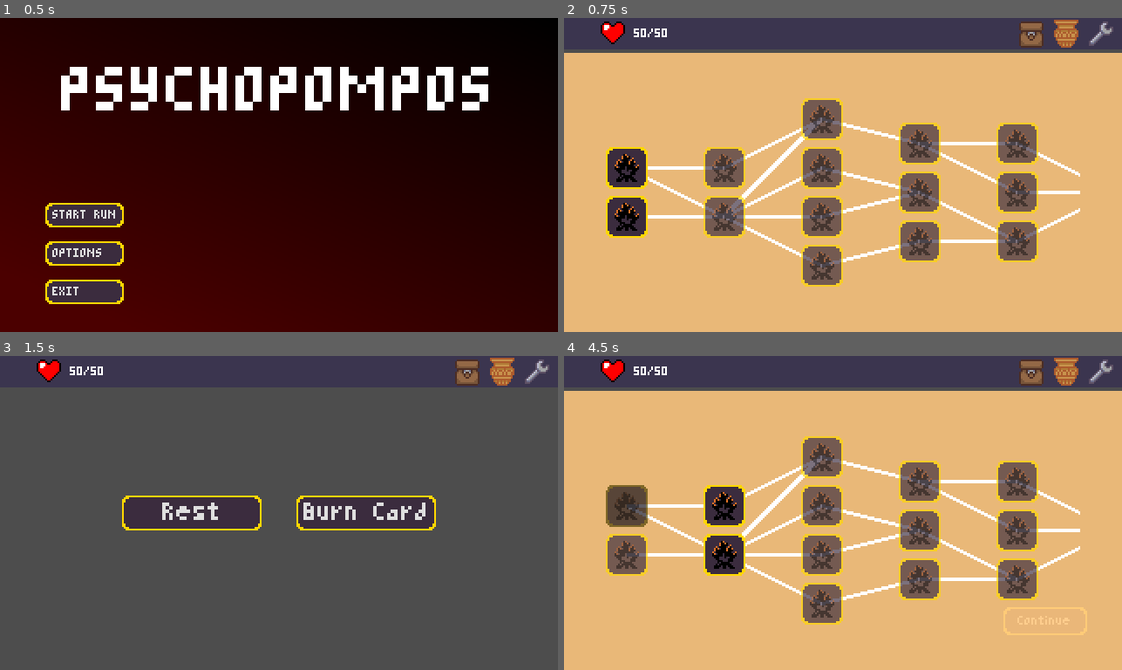
Above: before the commit, frames 1-4 (two rows, left to right).
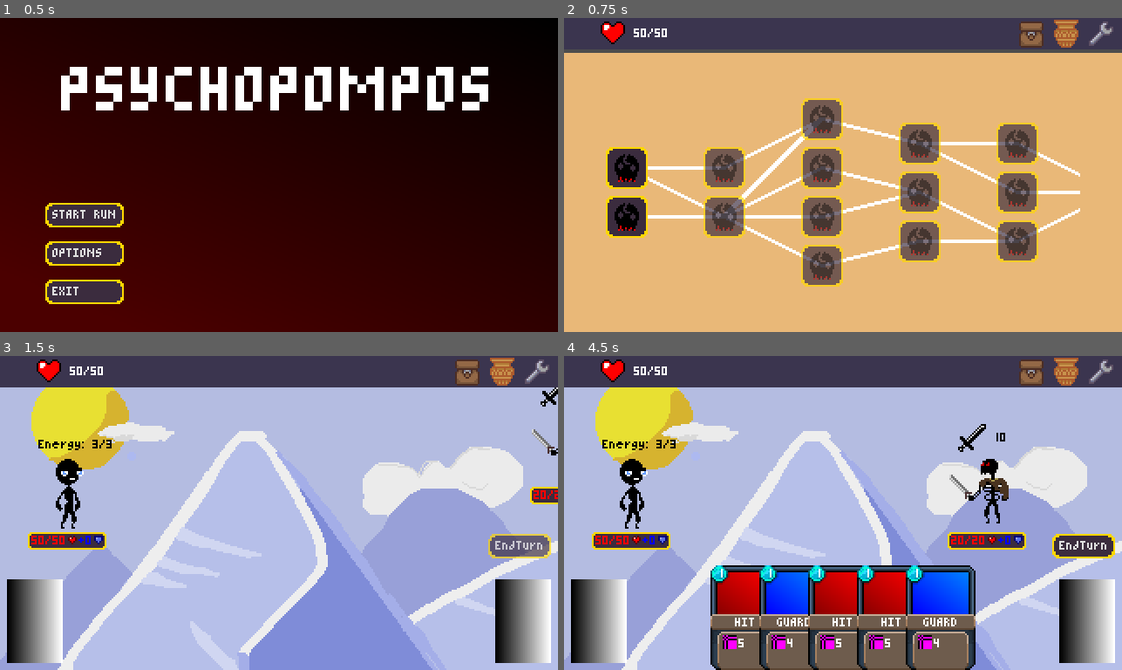
Above: after the commit, the same moments.

Repository: Morph1s/Psychopompos
Game: Godot game, scene res://scenes/main.tscn
The game is run twice, just before and just after one commit, with the same random seed, the same clock (stepped at 60 frames per second) and the same inputs.
Inputs (mouse positions are in pixels of both pictures, inside the frame that each line leads up to):
- Up to frame 1 (0.5 s): no input
- Up to frame 2 (0.75 s): click "START RUN" at 0.5 s
- Up to frame 3 (1.5 s): click (61, 506) at 1.27 s
- Up to frame 4 (4.5 s): click (932, 513) at 2 s, where only the run before the commit has a clickable "Burn Card"; click (1105, 406) at 2.75 s, where only the run before the commit has a clickable "x"; click (753, 513) at 3.5 s, where only the run before the commit has a clickable "Rest"; click (1043, 619) at 4.25 s, where only the run before the commit has a clickable "Continue"

Frame 1 is identical in both runs. In frame 2, 2.6% of the frame differs, in the area x 9-84%, y 27-84%; in frame 3, 89%; in frame 4, 90%, in the area x 0-100%, y 10-100%.

Commit message:
refactor: implemented review requests
added new signal for opening deck view with card selected action, renamed function, changed standard encounter back to battle

Diff:
--- a/scripts/encounters/campfire.gd
+++ b/scripts/encounters/campfire.gd
@@ -15,7 +15,7 @@
 	open_remove_card_view()
 
 func open_remove_card_view():
-	EventBusHandler.show_deck_view.emit(DeckHandler.current_deck, Callable(self, "remove_card_from_deck"))
+	EventBusHandler.show_deck_view_with_action.emit(DeckHandler.current_deck, Callable(self, "remove_card_from_deck"))
 
 func remove_card_from_deck(card: CardType):
 	DeckHandler.remove_card_from_deck(card)
--- a/scripts/global/event_bus_handler.gd
+++ b/scripts/global/event_bus_handler.gd
@@ -12,7 +12,8 @@
 signal open_settings
 signal show_tooltips(data: Array[TooltipData])
 signal hide_tooltips
-signal show_deck_view(deck: Array[CardType], on_card_selected_action: Callable)
+signal show_deck_view(deck: Array[CardType])
+signal show_deck_view_with_action(deck: Array[CardType], on_card_selected_action: Callable)
 signal show_map
 signal back_to_battle
 
--- a/scripts/map/map_generator.gd
+++ b/scripts/map/map_generator.gd
@@ -60,7 +60,7 @@
 func _initial_fill_layer(layer: MapLayer):
 	for i in MAX_NUM_ENCOUNTERS_PER_LAYER:
 		# TODO: for now all the encounters are battles, change that when we implement more encounters
-		var encounter: Encounter = CampfireEncounter.new()
+		var encounter: Encounter = load("res://resources/encounters/test_battle_1.tres").duplicate()
 		layer.encounters.append(encounter)
 
 func _set_initial_connections(map_layers: Array[MapLayer]):
--- a/scripts/ui/deck_view.gd
+++ b/scripts/ui/deck_view.gd
@@ -10,11 +10,9 @@
 
 var card_selected_action: Callable
 
-func load_cards(card_pile: Array[CardType], on_card_selected_action: Callable) -> void:
+func load_cards(card_pile: Array[CardType]) -> void:
 	if not is_node_ready():
 		await ready
-
-	card_selected_action = on_card_selected_action
 
 	for card in card_container.get_children():
 		card.queue_free()
@@ -24,10 +22,17 @@
 		card_visualization.initialize(card)
 		card_visualization.show_tooltip.connect(_on_card_show_toopltip)
 		card_visualization.hide_tooltip.connect(_on_card_hide_toopltip)
-		card_visualization.card_selected.connect(_on_card_selected)
 		card_container.add_child(card_visualization)
 
+func add_card_action(on_card_selected_action: Callable) -> void:
+	card_selected_action = on_card_selected_action
+
+	for card in card_container.get_children():
+		card.card_selected.connect(_on_card_selected)
+
 func _on_exit_pressed() -> void:
+	for card in card_container.get_children():
+		card.queue_free()
 	close_deck_view.emit()
 
 func _on_card_show_toopltip(data: Array[TooltipData]) -> void:
@@ -38,5 +43,7 @@
 	tooltip.hide()
 
 func _on_card_selected(card: CardType) -> void:
+	for card_vis in card_container.get_children():
+		card_vis.queue_free()
 	card_selected_action.call(card)
 	close_deck_view.emit()
--- a/scripts/ui/ui_layer.gd
+++ b/scripts/ui/ui_layer.gd
@@ -14,7 +14,8 @@
 	EventBusHandler.battle_started.connect(_on_event_bus_battle_started)
 	EventBusHandler.battle_ended.connect(_on_event_bus_battle_ended)
 	EventBusHandler.show_deck_view.connect(_on_eventbus_open_deck_view)
-	EventBusHandler.campfire_finished.connect(_on_campfire_continue_button_pressed)
+	EventBusHandler.show_deck_view_with_action.connect(_on_eventbus_open_deck_view_with_action)
+	EventBusHandler.campfire_finished.connect(_on_eventbus_campfire_finished)
 
 func load_battle_rewards():
 	var battle_rewards: BattleRewards = BATTLE_REWARDS.instantiate()
@@ -61,14 +62,27 @@
 	map.can_close = false
 	map.show()
 
-func _on_eventbus_open_deck_view(deck: Array[CardType], on_card_selected_action: Callable) -> void:
+func _on_eventbus_open_deck_view(deck: Array[CardType]) -> void:
 	if map.visible or deck_view.visible:
 		map.close_map()
 		_close_deck_view()
 		return
 
 	deck_view.show()
-	deck_view.load_cards(deck, on_card_selected_action)
+	deck_view.load_cards(deck)
+
+	if battle_ui_reference:
+		battle_ui_reference.hide()
+
+func _on_eventbus_open_deck_view_with_action(deck: Array[CardType], on_card_selected_action: Callable) -> void:
+	if map.visible or deck_view.visible:
+		map.close_map()
+		_close_deck_view()
+		return
+
+	deck_view.show()
+	deck_view.load_cards(deck)
+	deck_view.add_card_action(on_card_selected_action)
 
 	if battle_ui_reference:
 		battle_ui_reference.hide()
@@ -79,7 +93,7 @@
 	if battle_ui_reference:
 		battle_ui_reference.show()
 
-func _on_campfire_continue_button_pressed():
+func _on_eventbus_campfire_finished():
 	map.current_encounter.completed = true
 	map.unlock_next_encounters()
 	map.current_layer += 1
